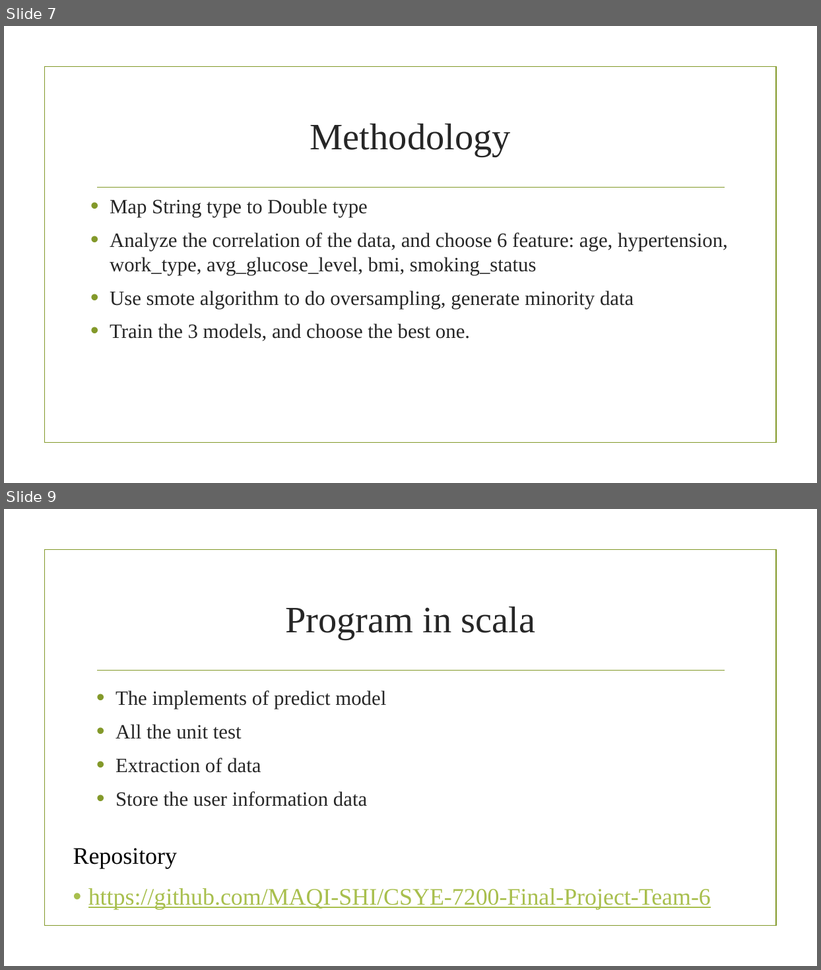
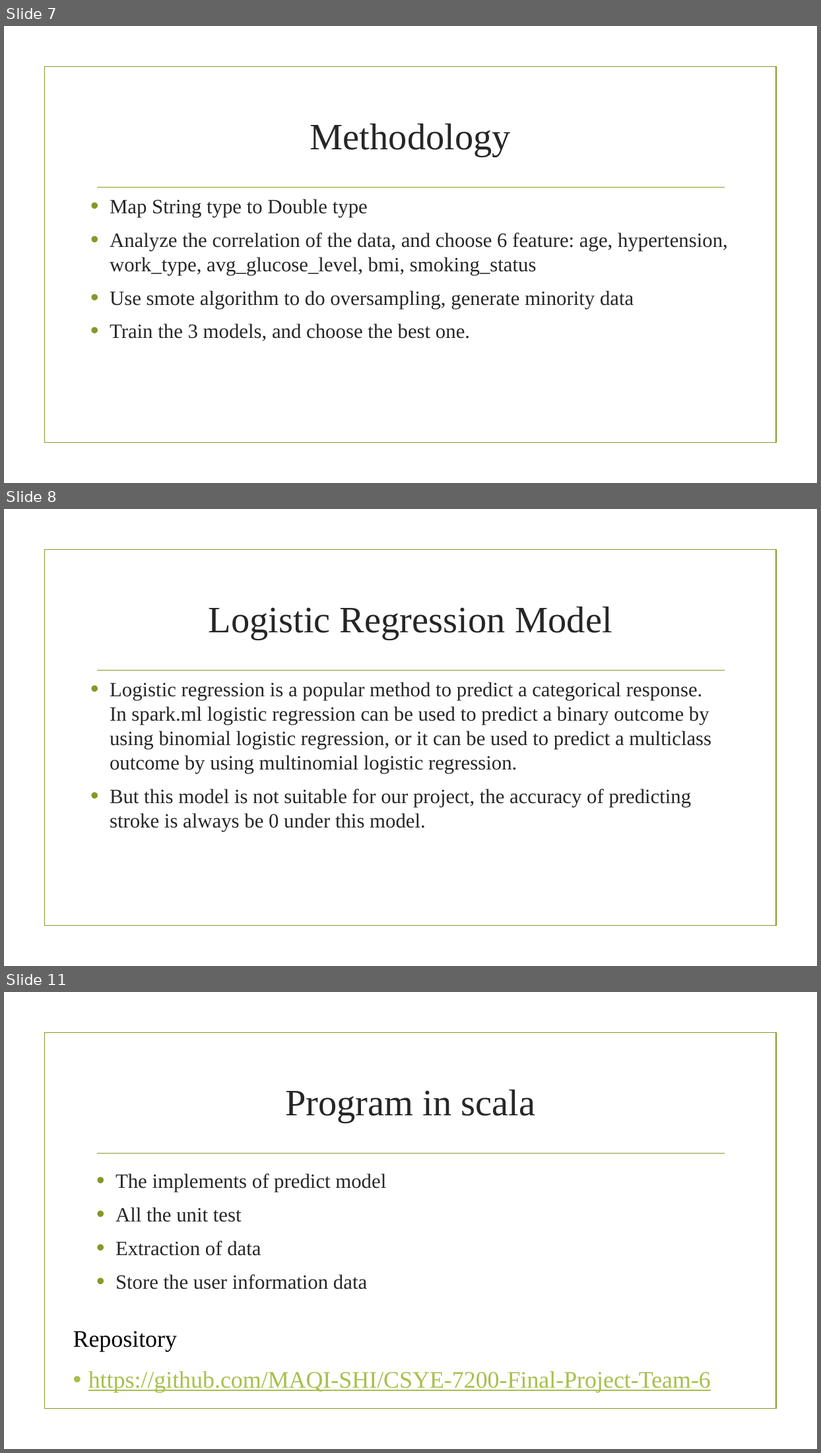
Before and after one commit to MAQI-SHI/CSYE-7200-Final-Project-Team-6, a slide deck: finalPresentation.pptx. Shown one above the other, each under a label of ours: slides 7 and 9 before the commit, slides 7, 8 and 11 after it; the slides between them are not shown. The pictures are 821x970 and 821x1453 pixels, drawn with LibreOffice and Linux fonts; fonts in the diff are those of the drawing; background and template pictures are left out. Boxes give left, top, right and bottom in pixels: in the first picture for what was removed or moved away, otherwise in the second. Text is boxed around its words. In the diff, an @@ line names an element or a change of style, - is before the commit and + after.

```diff
--- a/finalPresentation.pptx
+++ b/finalPresentation.pptx
@@ slide 8 added at [4,509,817,966], background picture (left out); not listed: 2 template elements that a slide beside it also shows @@
@@ title added at [209,607,612,640], 44 pt, text #262626 @@
+Logistic Regression Model
@@ text added at [110,682,712,832], 24 pt, text #262626 @@
+• Logistic regression is a popular method to predict a categorical response. In spark.ml logistic regression can be used to predict a binary outcome by using binomial logistic regression, or it can be used to predict a multiclass outcome by using multinomial logistic regression.
+• But this model is not suitable for our project, the accuracy of predicting stroke is always be 0 under this model.
@@ what was slide 9 is now slide 11 @@
```
Also in this commit, not shown: 1 slide changed, 1 other slide added, 1 other file.
